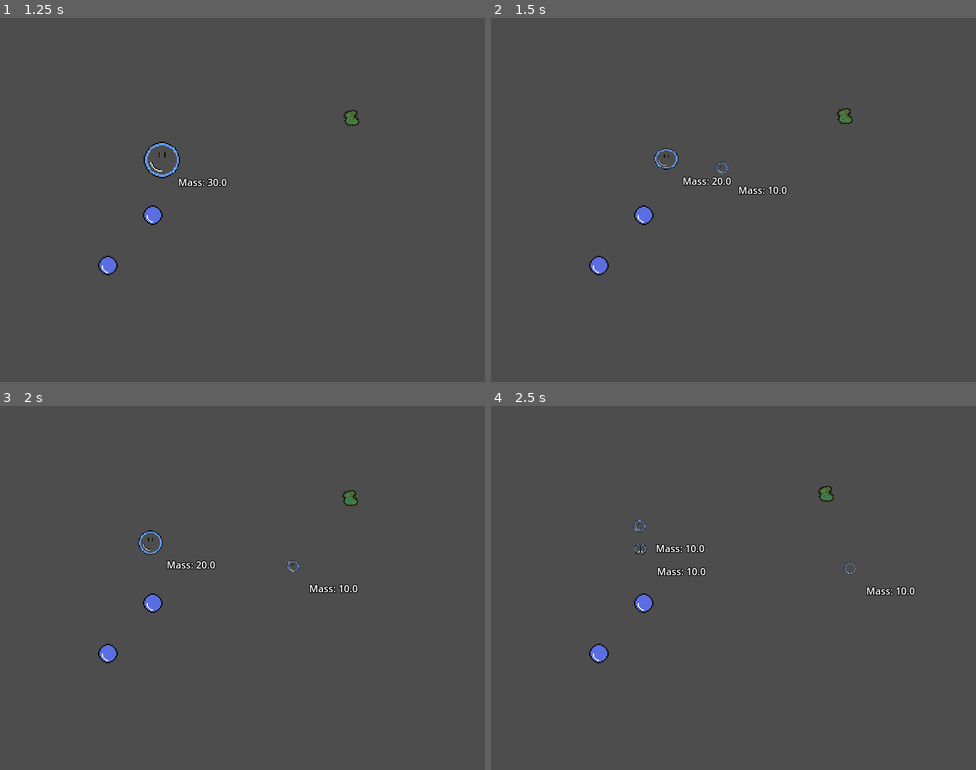
Above: before the commit, frames 1-4 (two rows, left to right).
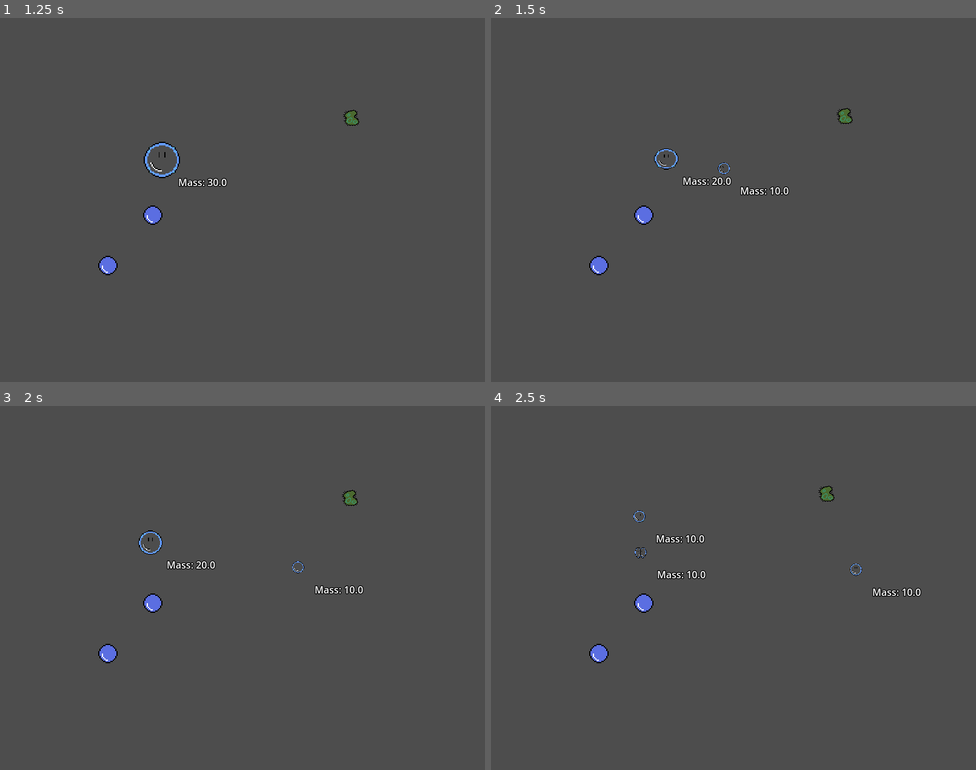
Above: after the commit, the same moments.

Repository: that-damn-cat/BubbleTrouble
Game: Godot game, scene res://game.tscn
Two runs of this game, one before a commit and one after it. Both use one fixed random seed, a clock stepped at 60 frames per second and the inputs below.
Inputs:
- Up to frame 1 (1.25 s): hold Right (right) from 0.53 s (still down); tap Space (shoot) at 0.6 s
- Up to frame 2 (1.5 s): release Right (right) at 1.28 s; hold Down (down) from 1.28 s (still down); tap Space (shoot) at 1.35 s
- Up to frame 3 (2 s): keep holding Down (down)
- Up to frame 4 (2.5 s): release Down (down) at 2.03 s; hold Right (right) from 2.03 s (still down); tap Space (shoot) at 2.1 s

Frame 1 is identical in both runs. In frame 2, 0.2% of the frame differs, in the area x 46-62%, y 39-49%; in frame 3, 0.3%; in frame 4, 0.9%, in the area x 29-89%, y 21-53%.

Commit message:
Fixed split distance at minimum speed

Diff:
--- a/Entities/Player/splitting.gd
+++ b/Entities/Player/splitting.gd
@@ -16,12 +16,12 @@
 	new_player.mass = controlled_node.shot_mass
 	controlled_node.set_mass(controlled_node.mass - controlled_node.shot_mass)
 
-	var min_effective_speed = 0.4 * controlled_node.min_speed
+	var min_effective_speed = 0.6 * controlled_node.min_speed
 	if controlled_node.velocity.length() < min_effective_speed:
 		var direction = Vector2(randf_range(-1.0, 1.0), randf_range(-1.0, 1.0)).normalized()
 		controlled_node.velocity = direction * min_effective_speed
 
-	new_player.velocity = controlled_node.velocity * 2.0
+	new_player.velocity = controlled_node.velocity * 2.1
 	controlled_node.velocity *= Vector2(-1, -1)
 	controlled_node.velocity *= 0.8
 
